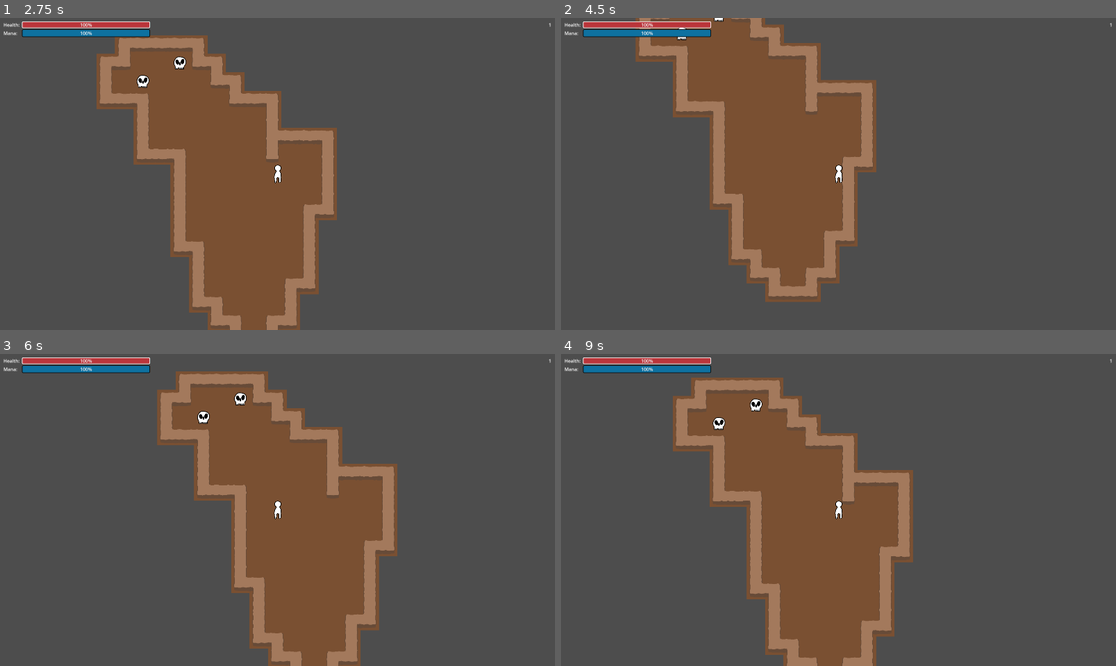
Above: before the commit, frames 1-4 (two rows, left to right).
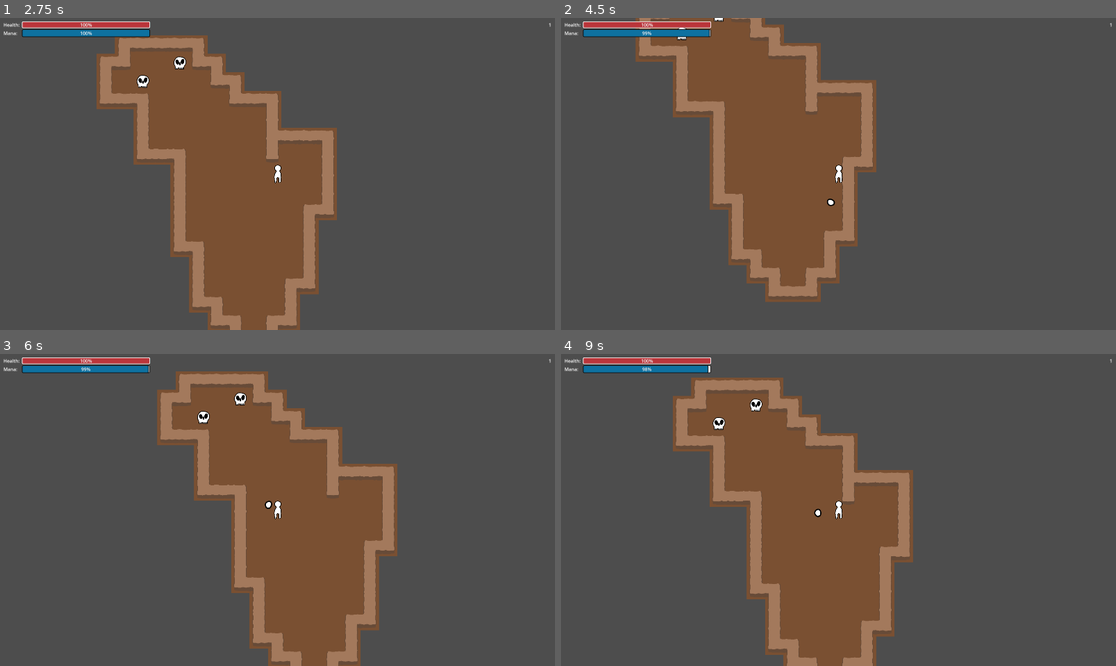
Above: after the commit, the same moments.

Repository: wpuerner/inferno
Game: Godot game, scene res://scenes/main_menu.tscn
Two runs of this game, one before a commit and one after it. Both use one fixed random seed, a clock stepped at 60 frames per second and the inputs below.
Inputs (mouse positions are in pixels of both pictures, inside the frame that each line leads up to):
- Up to frame 1 (2.75 s): click "Play" at 0.5 s; click "READY" at 1.25 s; tap Enter at 2 s; move the mouse to (399, 158) at 2.02 s; press the mouse at (399, 158) at 2.03 s; hold D (move_right) from 2.03 s (still down)
- Up to frame 2 (4.5 s): move the mouse to (727, 189) at 2.77 s; release D (move_right) at 2.78 s; release the mouse at (727, 189) at 2.78 s; hold S (move_down) 2.78-3.53 s; click (727, 189) at 2.85 s; move the mouse to (894, 105) at 3.52 s; press the mouse at (894, 105) at 3.53 s; hold D (move_right) 3.53-4.28 s; tap Space at 4.25 s; move the mouse to (810, 236) at 4.27 s; release the mouse at (810, 236) at 4.28 s; hold W (move_up) from 4.28 s (still down); click (810, 236) at 4.35 s
- Up to frame 3 (6 s): move the mouse to (444, 556) at 5.02 s; release W (move_up) at 5.03 s; press the mouse at (444, 556) at 5.03 s; hold A (move_left) from 5.03 s (still down); move the mouse to (111, 463) at 5.77 s; release the mouse at (111, 463) at 5.78 s; click (111, 463) at 5.85 s
- Up to frame 4 (9 s): move the mouse to (866, 510) at 6.52 s; release A (move_left) at 6.53 s; press the mouse at (866, 510) at 6.53 s; hold S (move_down) 6.53-7.28 s; move the mouse to (755, 432) at 7.27 s; release the mouse at (755, 432) at 7.28 s; hold D (move_right) 7.28-8.03 s; click (755, 432) at 7.35 s; move the mouse to (960, 494) at 8.02 s; press the mouse at (960, 494) at 8.03 s; hold W (move_up) 8.03-8.78 s; move the mouse to (727, 525) at 8.77 s; release the mouse at (727, 525) at 8.78 s; hold D (move_right) from 8.78 s (still down); click (727, 525) at 8.85 s

Frame 1 is identical in both runs. In frame 2, less than 0.1% of the frame differs, in the area x 14-50%, y 3-61%; in frame 3, less than 0.1%; in frame 4, less than 0.1%, in the area x 14-47%, y 3-53%.

Commit message:
fix skulls moving before gameplay start; increase base fire rate

Diff:
--- a/scenes/attributes/fire_rate/fire_rate_attribute.gd
+++ b/scenes/attributes/fire_rate/fire_rate_attribute.gd
@@ -1,6 +1,6 @@
 extends Attribute
 
-@export var fire_rate: float = 60
+@export var fire_rate: float = 120
 
 func get_default_value():
 	return fire_rate
--- a/scenes/mobs/skull/skull.tscn
+++ b/scenes/mobs/skull/skull.tscn
@@ -15,8 +15,10 @@
 
 const speed: float = 1000
 var player: Node2D
+var is_enabled: bool = false
 
 func _ready():
+	event_bus.gameplay_started.connect(func(): is_enabled = true)
 	set_physics_process(false)
 
 func _physics_process(_delta: float):
@@ -24,6 +26,7 @@
 	move_and_slide()
 
 func _on_player_detector_player_detected(body: Node2D):
+	if !is_enabled: return
 	self.player = body
 	set_physics_process(true)
 	$Timer.start(1)
